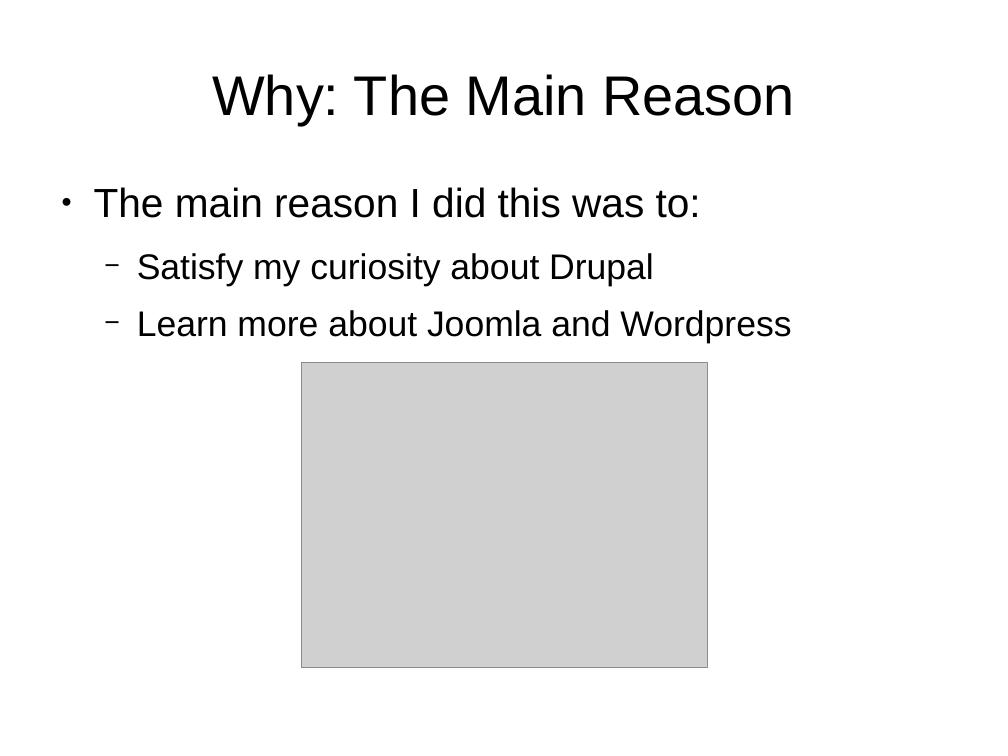
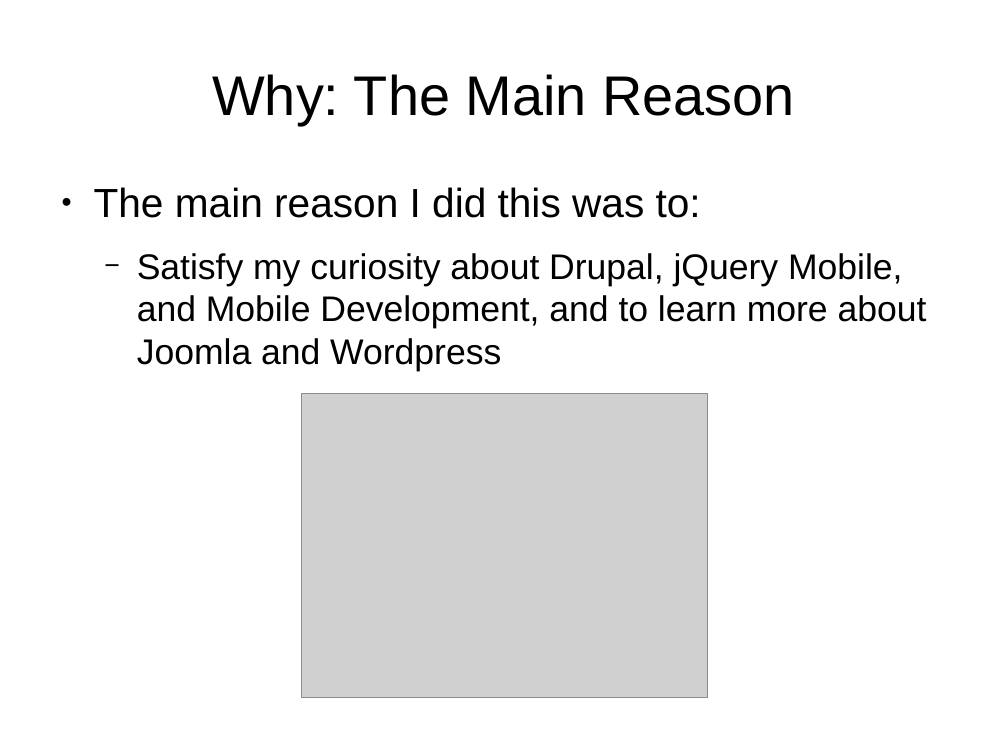
Before and after one commit to tomwhartung/jmws_accoutrements, a slide deck: slide 4 of presentations/2016_07-Drupal/9-slides.odp (slide 5 before the commit). Drawn at 1008x756 pixels with LibreOffice and Linux fonts; fonts in the diff are those of the drawing; grey boxes stand for pictures. Boxes give left, top, right and bottom in pixels: in the first picture for what was removed or moved away, otherwise in the second. Text is boxed around its words. In the diff, an @@ line names an element or a change of style, - is before the commit and + after.

```diff
--- a/presentations/2016_07-Drupal/9-slides.odp
+++ b/presentations/2016_07-Drupal/9-slides.odp
@@ text at (x1=137, y1=253, x2=927, y2=371): text changed @@
-  − Satisfy my curiosity about Drupal
-  − Learn more about Joomla and Wordpress
+  − Satisfy my curiosity about Drupal, jQuery Mobile, and Mobile Development, and to learn more about Joomla and Wordpress
@@ picture moved from (x1=302, y1=363, x2=708, y2=668) to (x1=302, y1=393, x2=708, y2=698) @@
```
Also in this commit, not shown: 4 other slides changed, 4 slides added.
